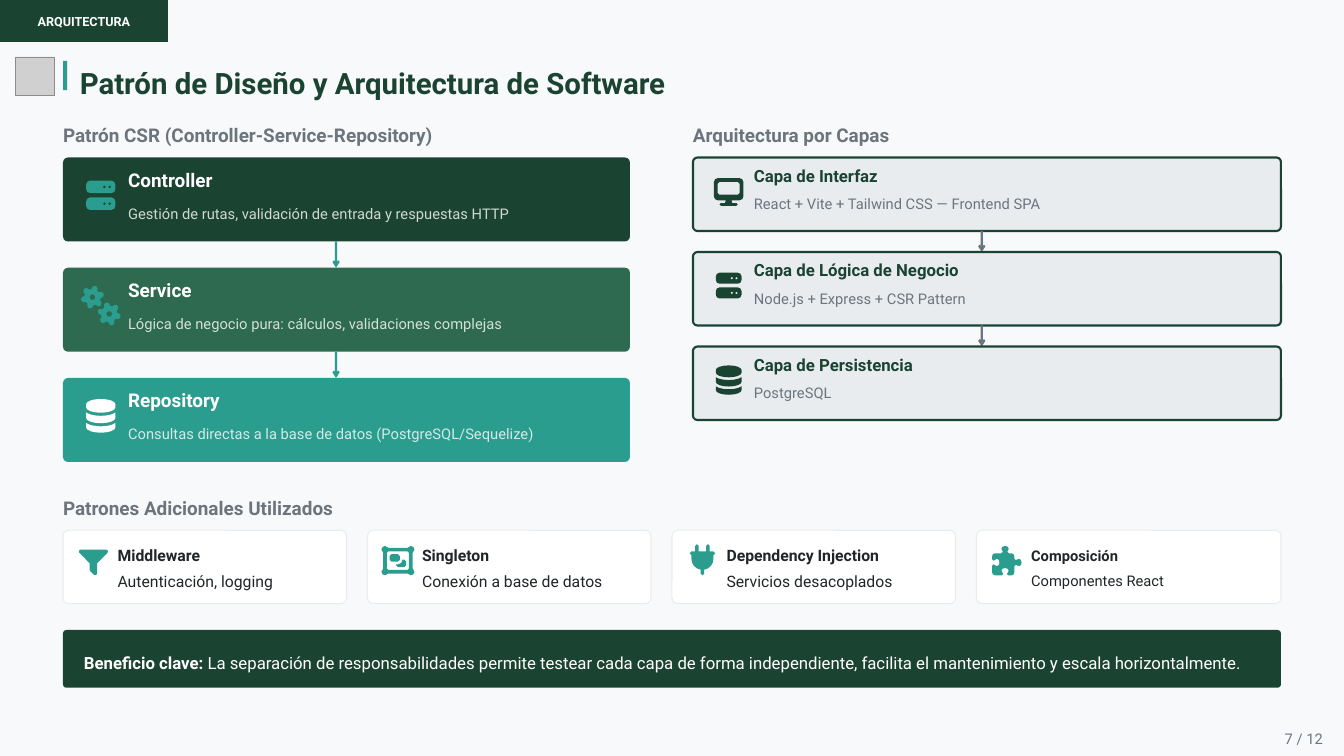
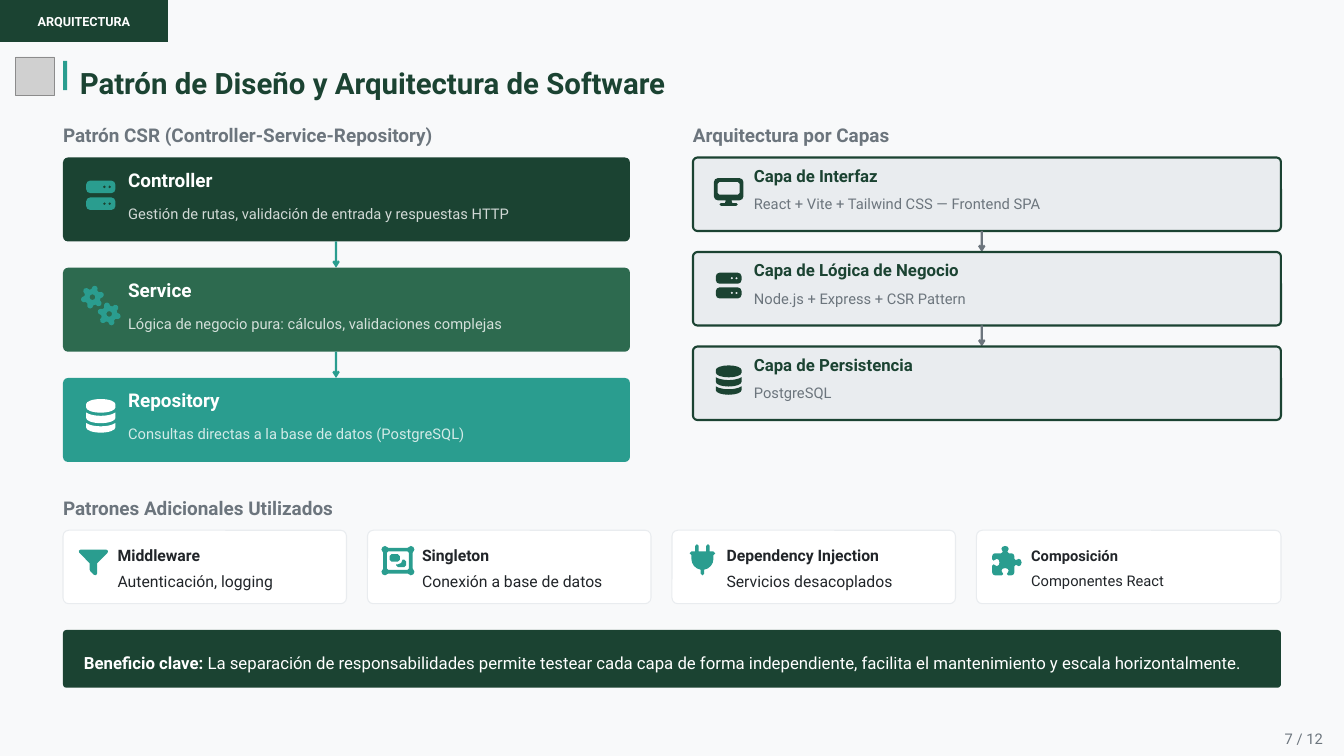
Before and after one commit to nicowooow/Proyecto-FP, a slide deck: slide 7 of documentos/YourTree.pptx. Drawn at 1344x756 pixels with LibreOffice and Linux fonts; fonts in the diff are those of the drawing; grey boxes stand for pictures. Boxes give left, top, right and bottom in pixels: in the first picture for what was removed or moved away, otherwise in the second. Text is boxed around its words. In the diff, an @@ line names an element or a change of style, - is before the commit and + after.

```diff
--- a/documentos/YourTree.pptx
+++ b/documentos/YourTree.pptx
@@ text at (x1=128, y1=427, x2=464, y2=442): text changed @@
-Consultas directas a la base de datos (PostgreSQL/Sequelize)
+Consultas directas a la base de datos (PostgreSQL)
```
Also in this commit, not shown: 2 other slides changed, 1 other file.
